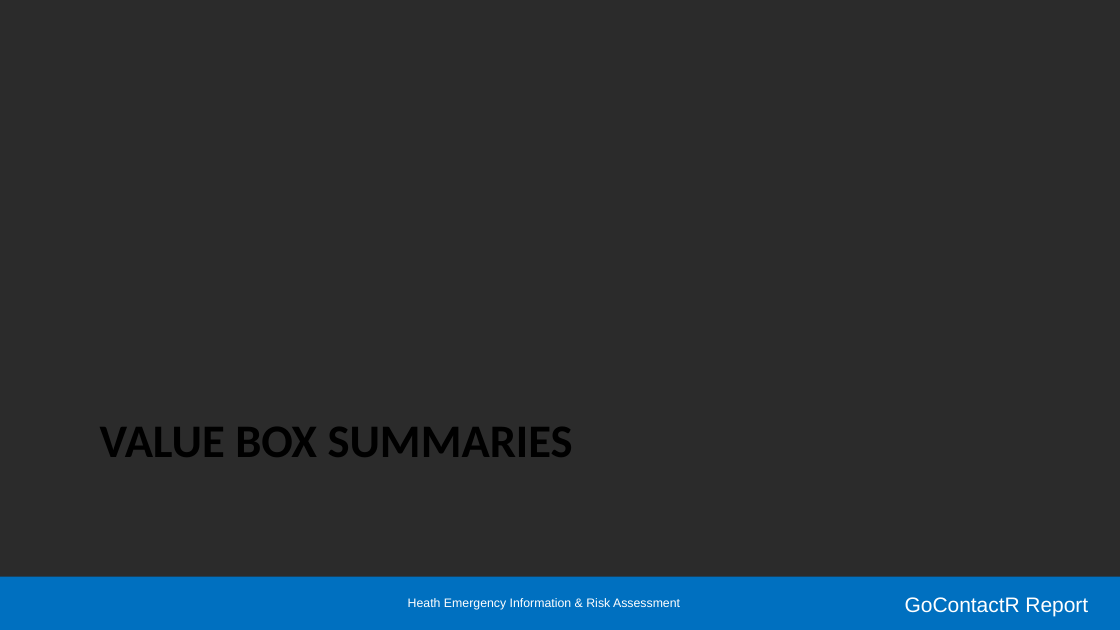
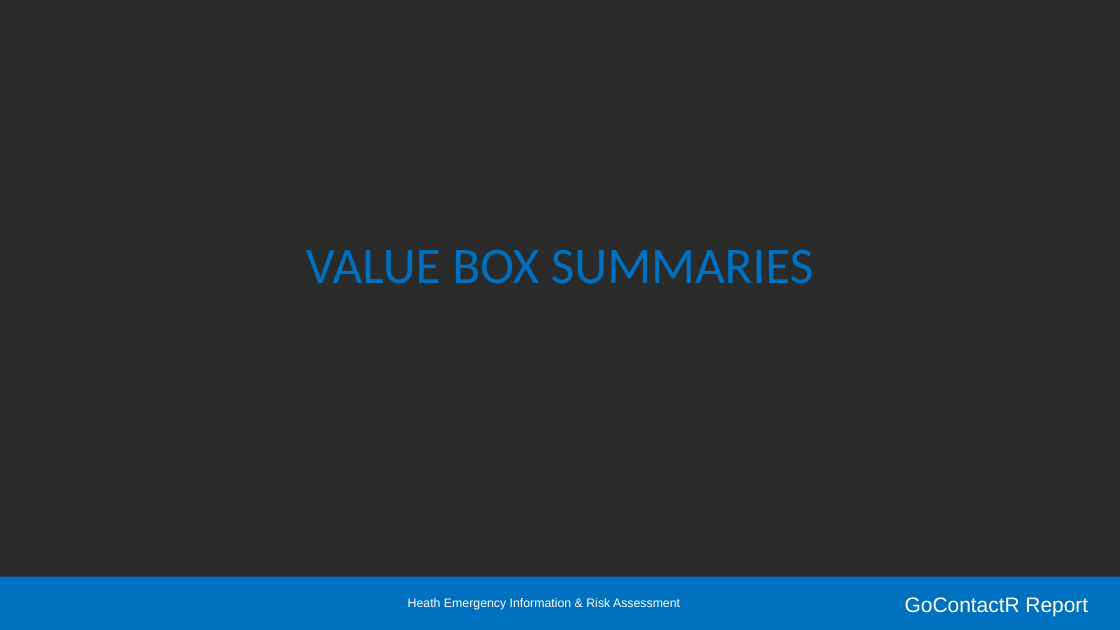
Before and after one commit to kendavidn/GoContactR, a slide deck: slide 2 of markdown/report.pptx. Drawn at 1120x630 pixels with LibreOffice and Linux fonts; fonts in the diff are those of the drawing; background and template pictures are left out; a plain dark background stands for a picture behind light text. Boxes give left, top, right and bottom in pixels: in the first picture for what was removed or moved away, otherwise in the second. Text is boxed around its words. In the diff, an @@ line names an element or a change of style, - is before the commit and + after.

```diff
--- a/markdown/report.pptx
+++ b/markdown/report.pptx
@@ title "VALUE BOX SUMMARIES": place and size @@
-title "VALUE BOX SUMMARIES" at (100,427,573,457)
+title "VALUE BOX SUMMARIES" at (306,250,814,284)
@@ title "VALUE BOX SUMMARIES" at (306,250,814,284): size 30 to 33 pt, text colour #000000 to #0070C0, bold off; alignment left to centre; vertical alignment top to middle @@
```
Also in this commit, not shown: 23 other slides changed, 9 slides added, 13 slides removed, 35 other files.
